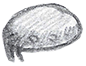
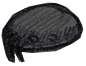
Layers edited between the first and the second 86x66 image:
added layer "Layer 1" (multiply, 65%) above "Calque 1 copy" over left=1, top=2, right=84, bottom=63
added layer "Calque 1 copy" (multiply) above "Calque 1" over left=1, top=2, right=84, bottom=63
